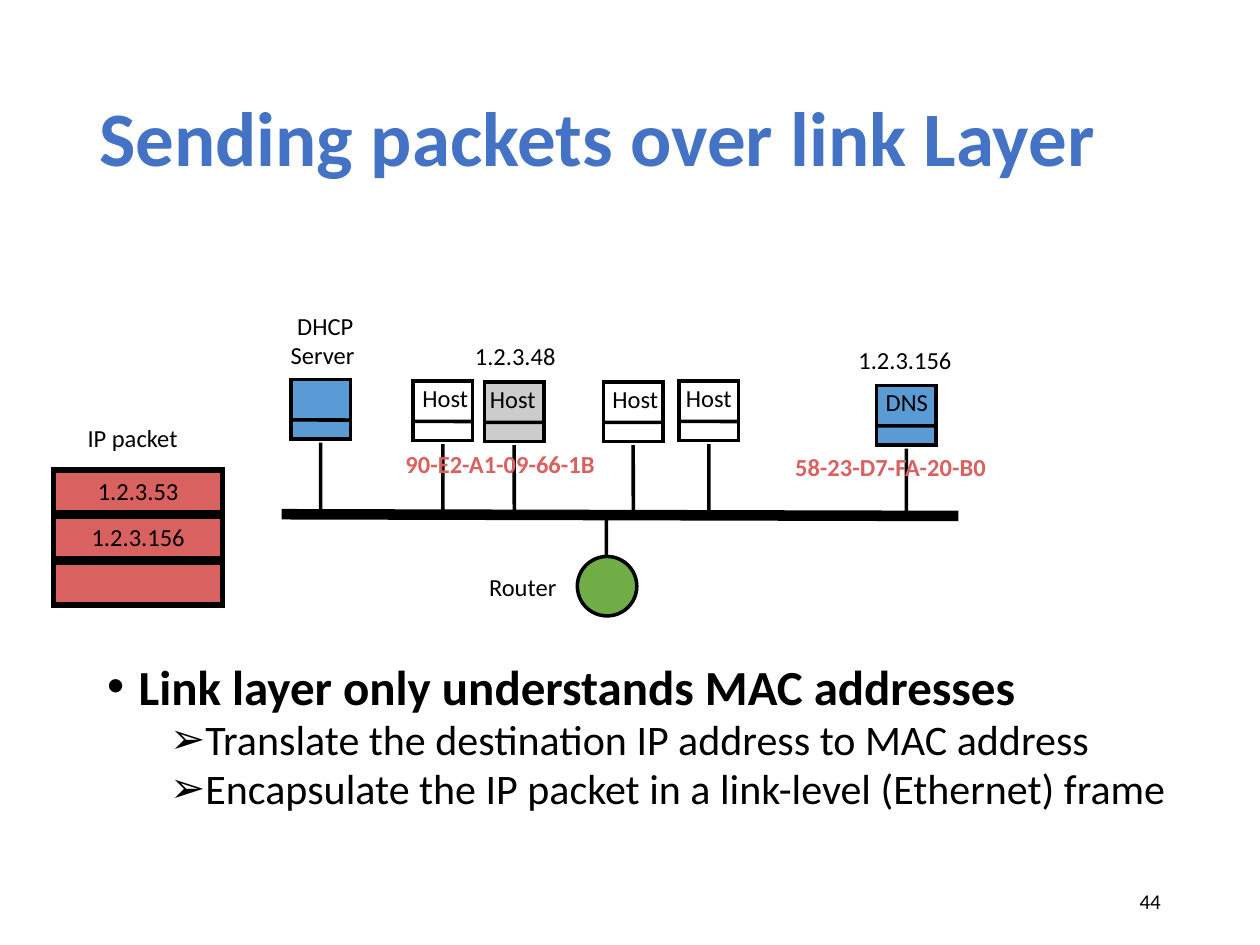
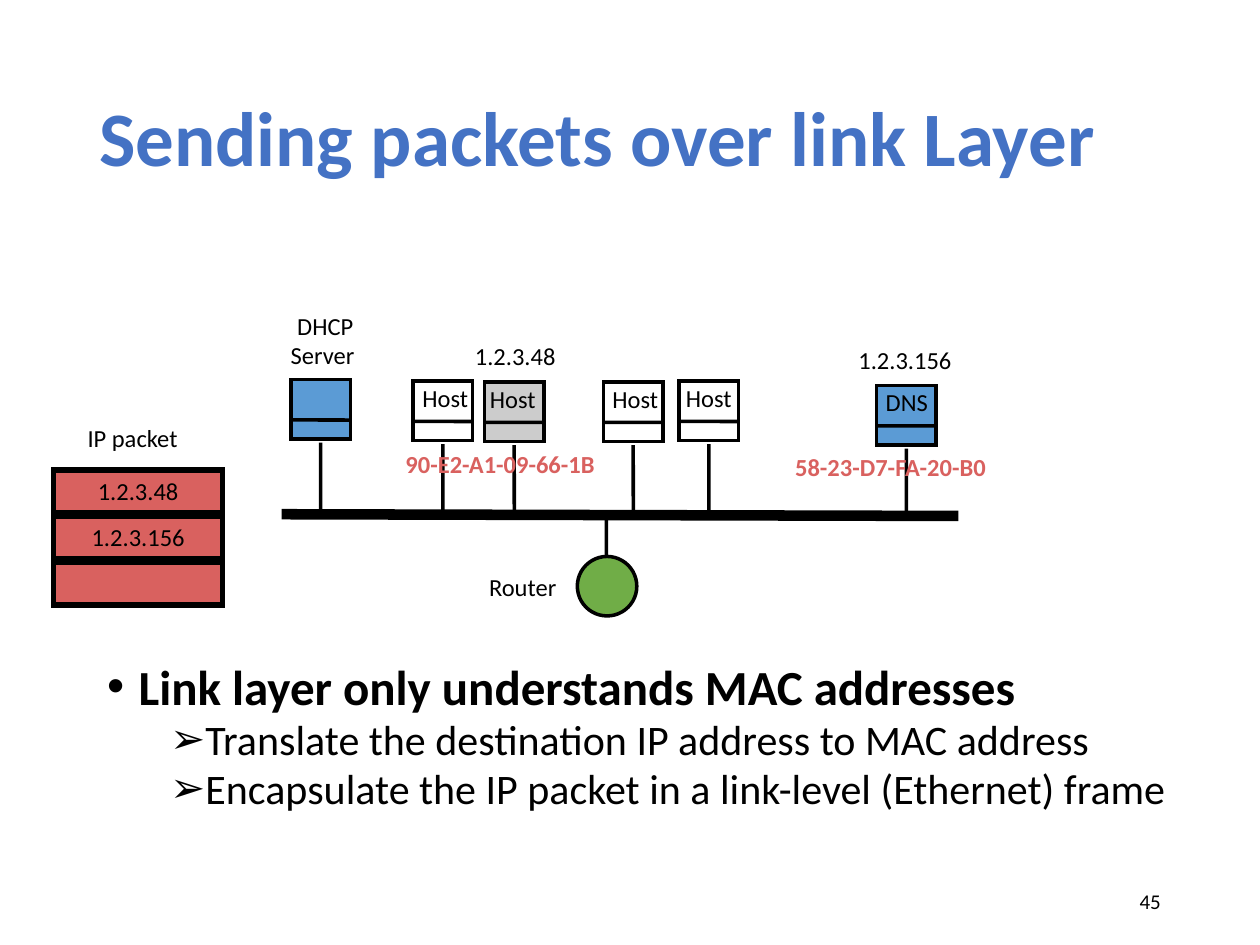
Before and after one commit to xinjin/course-net, a slide deck: slide 45 of slides/lec18_LAN.pptx (slide 44 before the commit). Drawn at 1260x945 pixels with LibreOffice and Linux fonts; fonts in the diff are those of the drawing. Boxes give left, top, right and bottom in pixels: in the first picture for what was removed or moved away, otherwise in the second. Text is boxed around its words. In the diff, an @@ line names an element or a change of style, - is before the commit and + after.

```diff
--- a/slides/lec18_LAN.pptx
+++ b/slides/lec18_LAN.pptx
@@ text in rectangle at (98,483,179,500): text changed @@
-1.2.3.53
+1.2.3.48
@@ page number at (1140,895,1161,909): text changed @@
-44
+45
```
Also in this commit, not shown: 4 other slides changed, 1 slide added, 3 other files.
